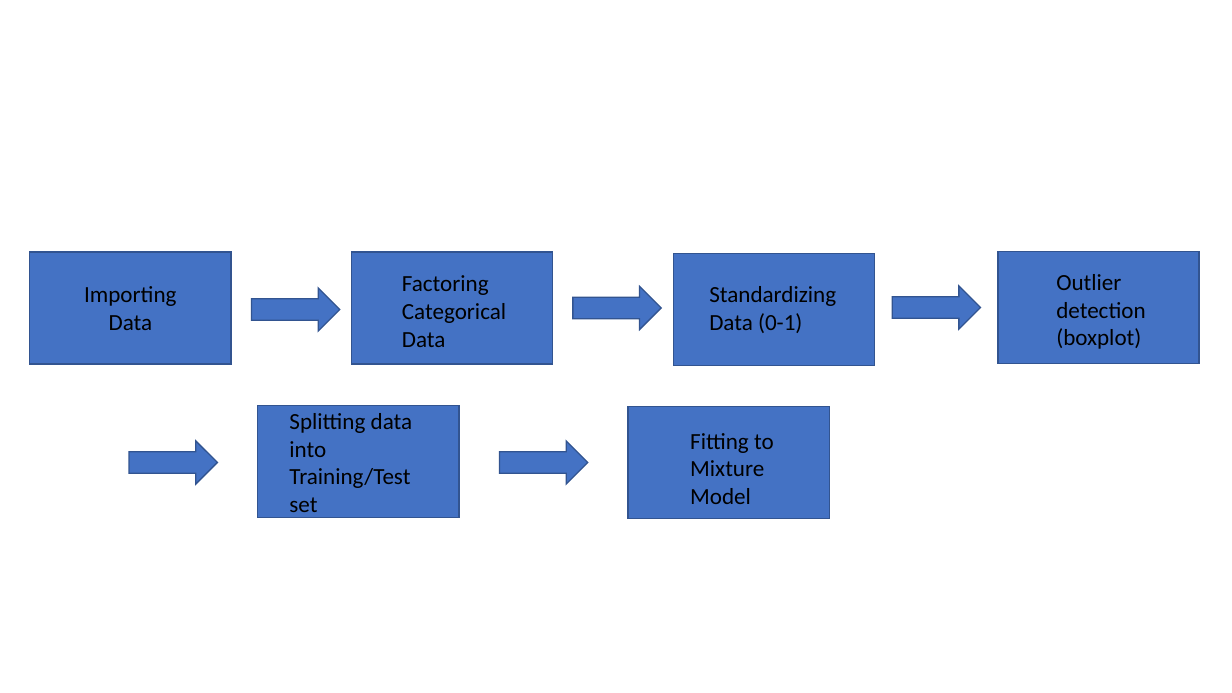
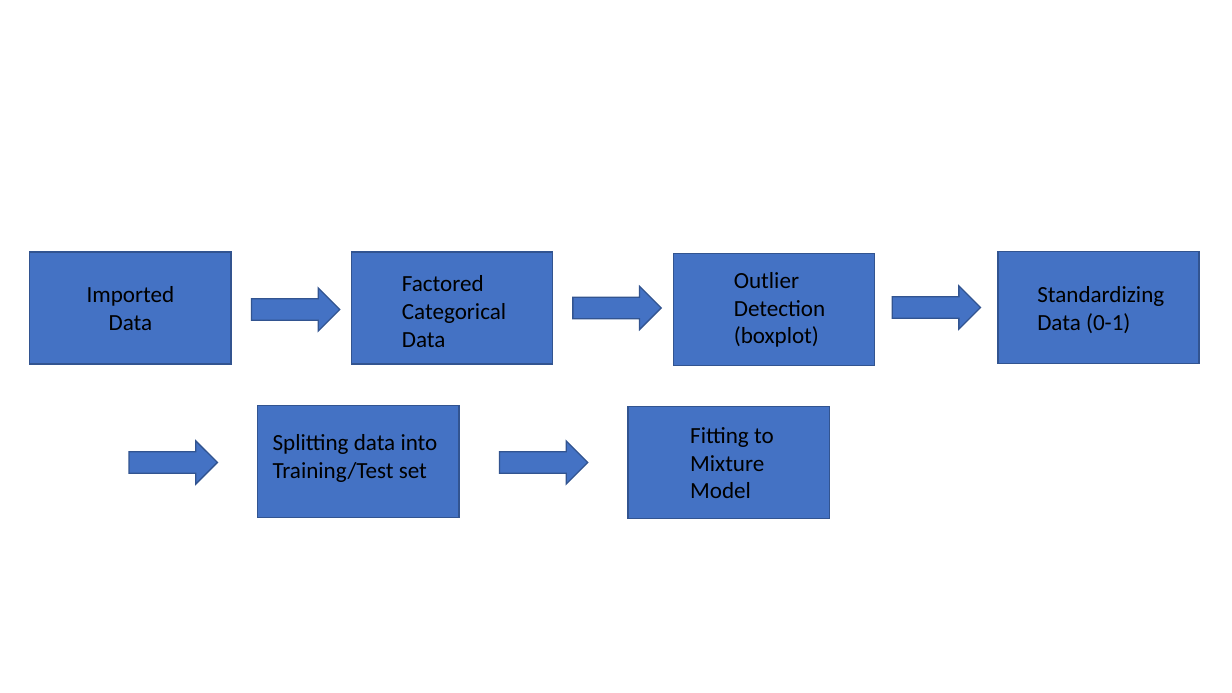
Before and after one commit to donaldsonm731/Asthma_Prediction, a slide deck: slide 1 of MLM Diagram.pptx. Drawn at 1232x693 pixels with LibreOffice and Linux fonts; fonts in the diff are those of the drawing. Boxes give left, top, right and bottom in pixels: in the first picture for what was removed or moved away, otherwise in the second. Text is boxed around its words. In the diff, an @@ line names an element or a change of style, - is before the commit and + after.

```diff
--- a/MLM Diagram.pptx
+++ b/MLM Diagram.pptx
@@ text at bbox=[87, 286, 175, 330]: text changed @@
-Importing Data
+Imported Data
@@ text at bbox=[402, 275, 506, 347]: text changed @@
-Factoring Categorical Data
+Factored Categorical Data
@@ text at bbox=[734, 272, 825, 347]: text changed @@
-Outlier detection (boxplot)
+Outlier Detection (boxplot)
@@ text "Standardizing": place and size @@
-text "Standardizing" at bbox=[709, 286, 836, 333]
+text "Standardizing" at bbox=[1037, 286, 1164, 333]
@@ text "Fitting to Mixture Model": place and size @@
-text "Fitting to Mixture Model" at bbox=[690, 433, 774, 504]
+text "Fitting to Mixture Model" at bbox=[690, 427, 774, 498]
@@ text "Splitting data into Training/Test set" rewrapped from bbox=[289, 413, 412, 519] to bbox=[273, 434, 438, 482] @@
```
Also in this commit, not shown: 6 other files.
